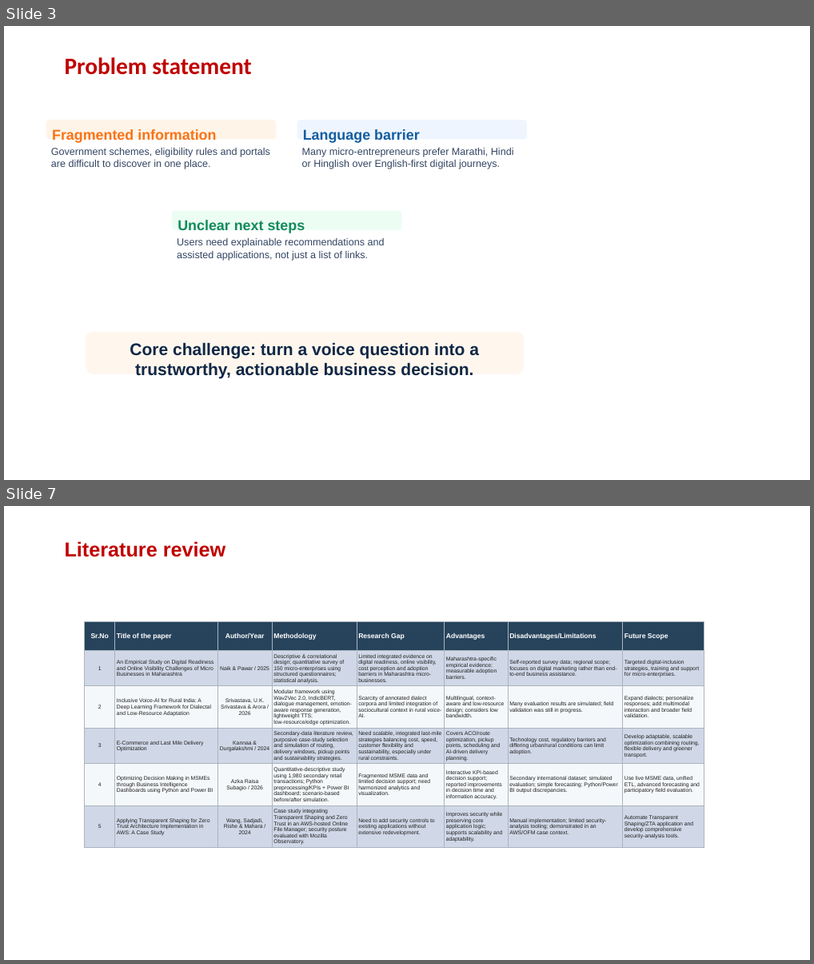
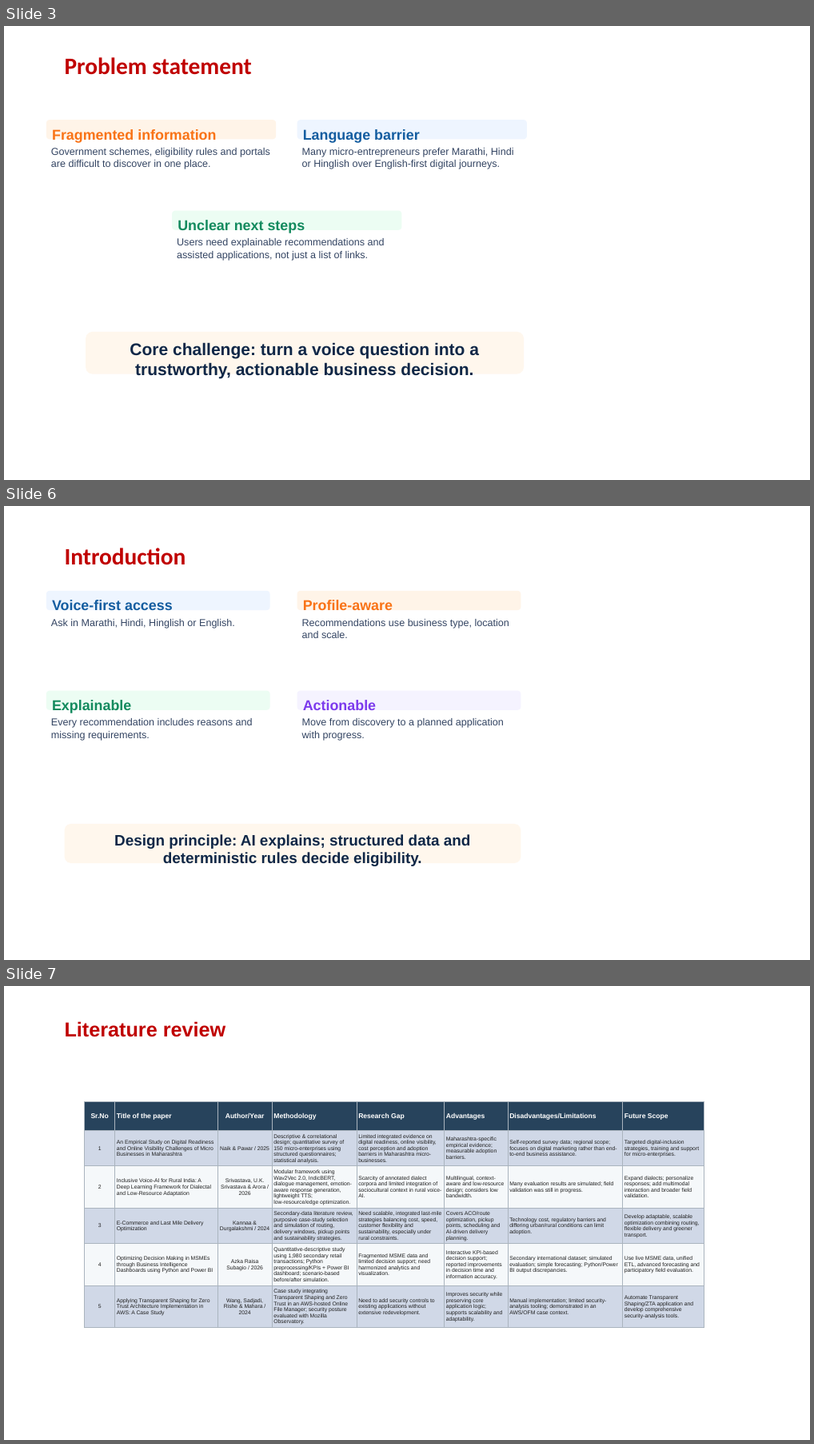
Before and after one commit to rangeshsha-Rookie/VyaparMarg, a slide deck: VyaparMarg_Project_Presentation.pptx. Shown one above the other, each under a label of ours: slides 3 and 7 before the commit, slides 3, 6 and 7 after it; the slides between them are not shown. The pictures are 814x964 and 814x1444 pixels, drawn with LibreOffice and Linux fonts; fonts in the diff are those of the drawing; background and template pictures are left out. Boxes give left, top, right and bottom in pixels: in the first picture for what was removed or moved away, otherwise in the second. Text is boxed around its words. In the diff, an @@ line names an element or a change of style, - is before the commit and + after.

```diff
--- a/VyaparMarg_Project_Presentation.pptx
+++ b/VyaparMarg_Project_Presentation.pptx
@@ slide 6 added at box(4, 506, 810, 960), background picture (left out) @@
@@ title added at box(65, 548, 186, 565), 28 pt, text #C00000, bold @@
+Introduction
@@ rounded rectangle added at box(46, 591, 270, 610), fill #EEF5FF, 17 pt, text #145DA0, bold @@
+Voice-first access
@@ rounded rectangle added at box(298, 591, 522, 610), fill #FFF4E8, 17 pt, text #F97316, bold @@
+Profile-aware
@@ text added at box(51, 619, 235, 628), 12 pt, text #344563 @@
+Ask in Marathi, Hindi, Hinglish or English.
@@ text added at box(302, 619, 510, 638), 12 pt, text #344563 @@
+Recommendations use business type, location and scale.
@@ rounded rectangle added at box(46, 691, 270, 710), fill #ECFDF3, 17 pt, text #138A5E, bold @@
+Explainable
@@ rounded rectangle added at box(298, 691, 522, 710), fill #F5F3FF, 17 pt, text #7C3AED, bold @@
+Actionable
@@ text added at box(51, 718, 253, 740), 12 pt, text #344563 @@
+Every recommendation includes reasons and missing requirements.
@@ text added at box(302, 718, 504, 740), 12 pt, text #344563 @@
+Move from discovery to a planned application with progress.
@@ rounded rectangle added at box(65, 824, 522, 863), fill #FFF7ED, 18 pt, text #0F2747, bold @@
+Design principle: AI explains; structured data and deterministic rules decide eligibility.
```
Also in this commit, not shown: 1 slide changed, 8 other slides added, 9 slides removed, 5 other files.
